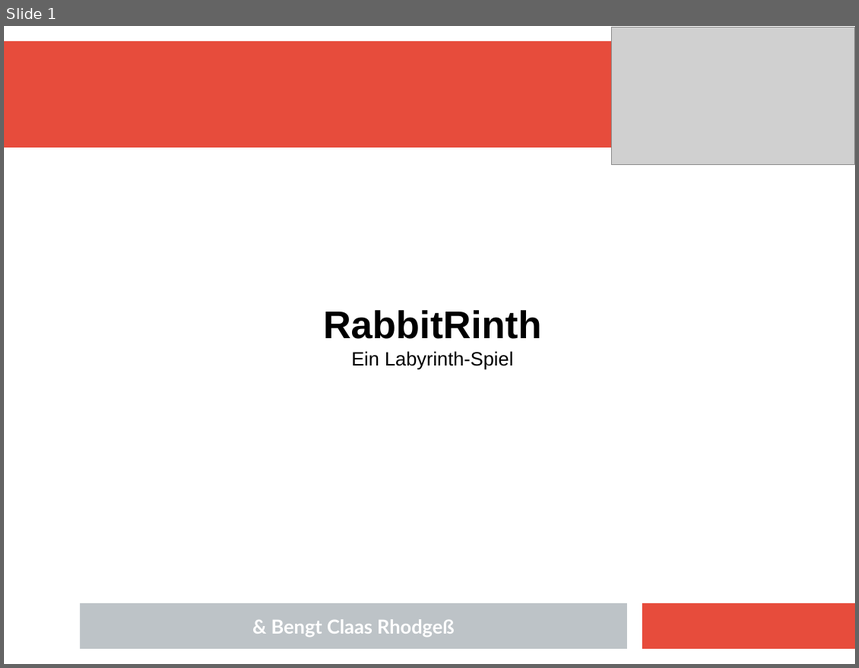
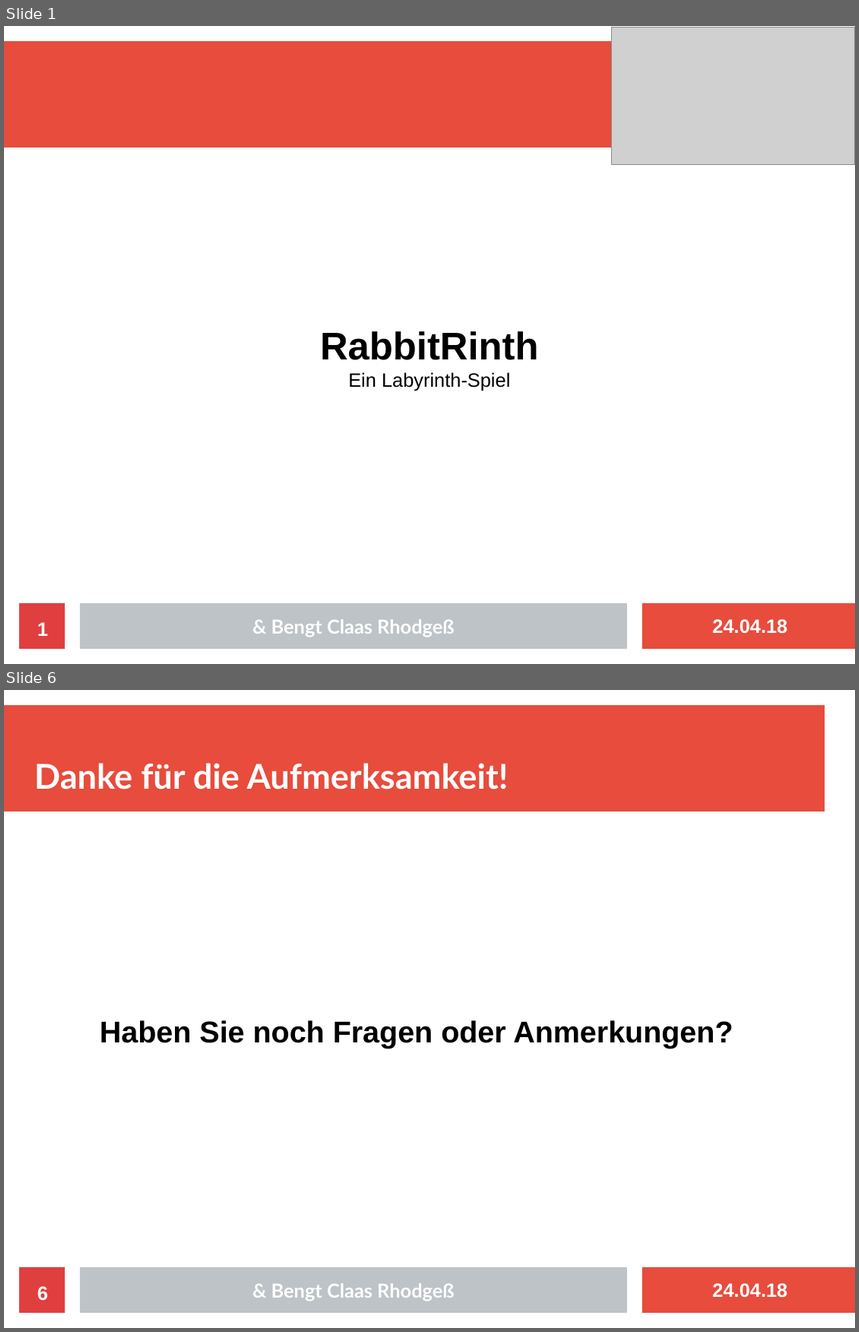
Before and after one commit to kodehat/webtech, a slide deck: doc/Präsentation/RabbitRinth.odp. Shown one above the other, each under a label of ours: slide 1 before the commit, slides 1 and 6 after it; the slides between them are not shown. The pictures are 859x668 and 859x1332 pixels, drawn with LibreOffice and Linux fonts; fonts in the diff are those of the drawing; grey boxes stand for pictures. Boxes give left, top, right and bottom in pixels: in the first picture for what was removed or moved away, otherwise in the second. Text is boxed around its words. In the diff, an @@ line names an element or a change of style, - is before the commit and + after.

```diff
--- a/doc/Präsentation/RabbitRinth.odp
+++ b/doc/Präsentation/RabbitRinth.odp
@@ slide 6 added at (4, 690, 855, 1328), background #FFFFFF; not listed: 7 template elements that a slide beside it also shows @@
@@ title added at (34, 763, 509, 790), 32 pt, text #FFFFFF, bold @@
+Danke für die Aufmerksamkeit!
@@ text added at (100, 1021, 733, 1049), 28 pt, text #000000, bold @@
+Haben Sie noch Fragen oder Anmerkungen?
@@ slide 1 changed as well @@
@@ text "RabbitRinth": place and size @@
-text "RabbitRinth" at (323, 310, 542, 370)
+text "RabbitRinth" at (320, 332, 539, 391)
@@ rectangle added at (19, 604, 50, 649), fill #FFFFFF @@
@@ rectangle added at (19, 604, 65, 649), fill #DF3F3F @@
@@ page number added at (37, 623, 48, 636), 18 pt, text #FFFFFF, bold @@
+1
@@ text added at (712, 620, 788, 634), 18 pt, text #FFFFFF, bold @@
+24.04.18
```
Also in this commit, not shown: 4 other slides added, 1 slide removed, 3 other files.
